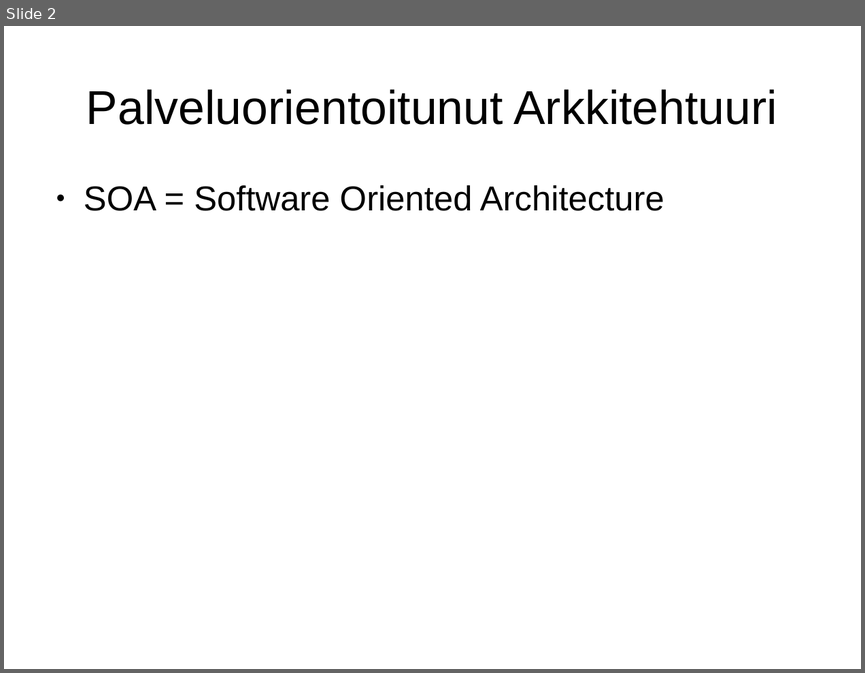
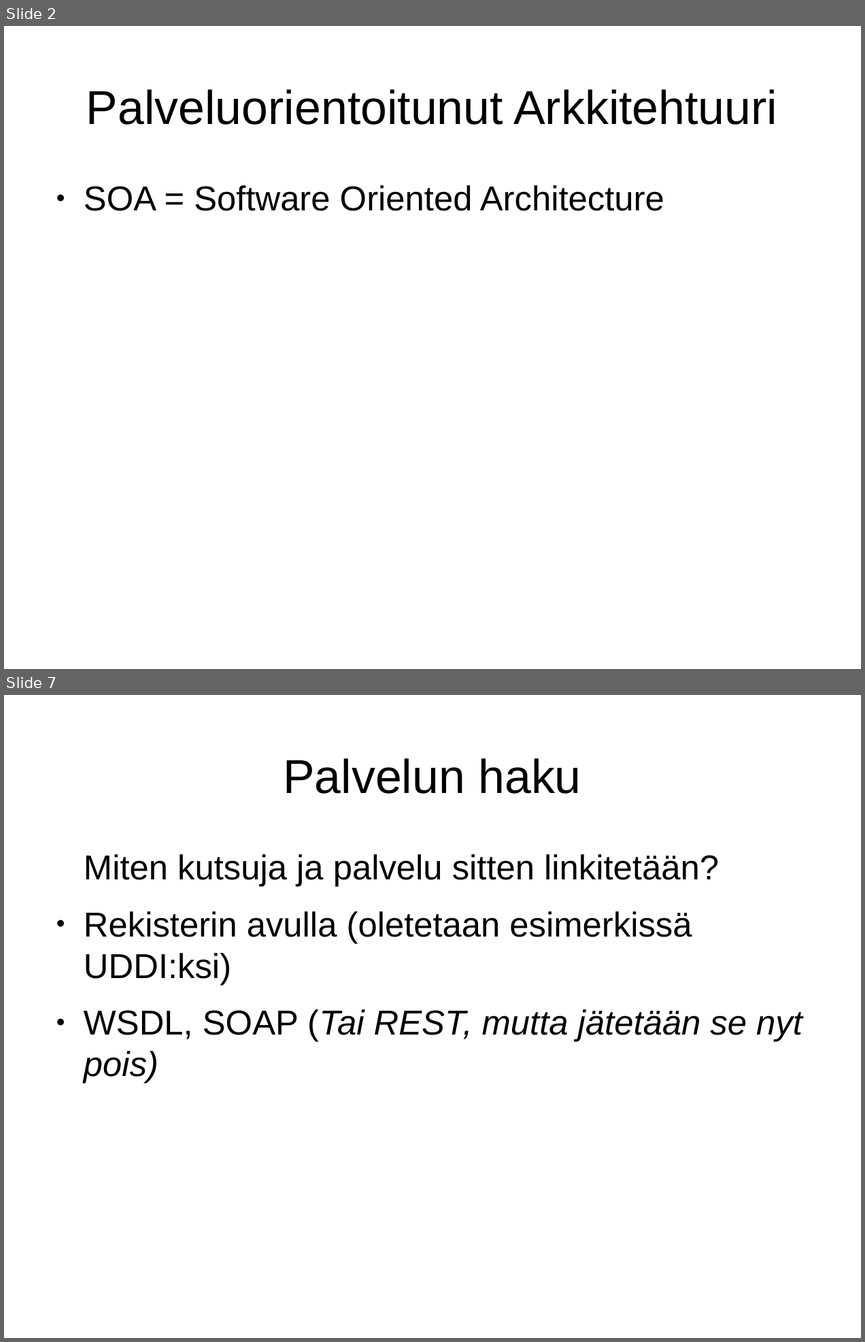
Before and after one commit to Konnila/KandiesitysToni, a slide deck: KandiEsitelma.odp. Shown one above the other, each under a label of ours: slide 2 before the commit, slides 2 and 7 after it; the slides between them are not shown. The pictures are 865x673 and 865x1342 pixels, drawn with LibreOffice and Linux fonts; fonts in the diff are those of the drawing. Boxes give left, top, right and bottom in pixels: in the first picture for what was removed or moved away, otherwise in the second. Text is boxed around its words. In the diff, an @@ line names an element or a change of style, - is before the commit and + after.

```diff
--- a/KandiEsitelma.odp
+++ b/KandiEsitelma.odp
@@ slide 7 added at [4, 695, 861, 1338], background #FFFFFF @@
@@ title added at [283, 758, 581, 794], 44 pt, text #000000 @@
+Palvelun haku
@@ text added at [84, 854, 802, 1083], 32 pt, text #000000 @@
+Miten kutsuja ja palvelu sitten linkitetään?
+● Rekisterin avulla (oletetaan esimerkissä UDDI:ksi)
+● WSDL, SOAP (Tai REST, mutta jätetään se nyt pois)
```
Also in this commit, not shown: 1 slide changed, 12 other slides added, 1 other file.
